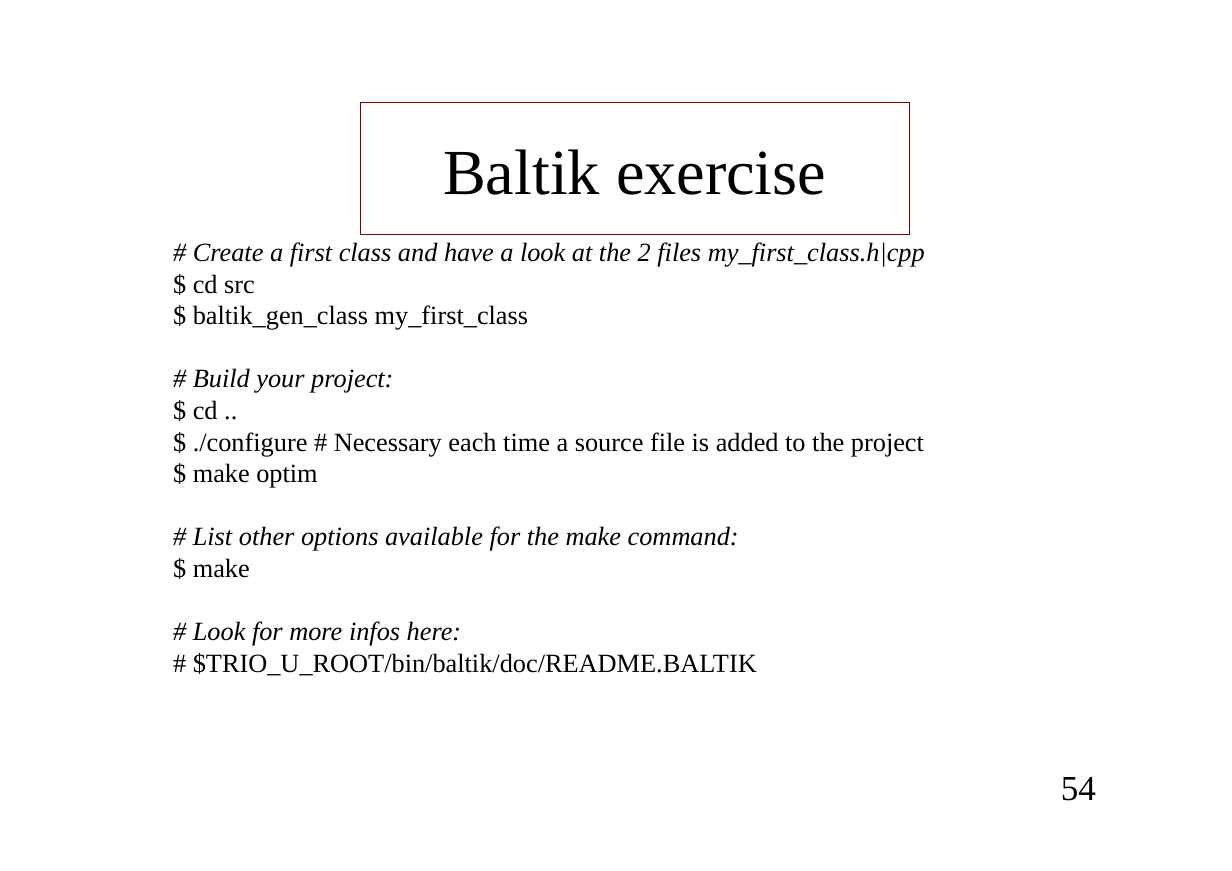
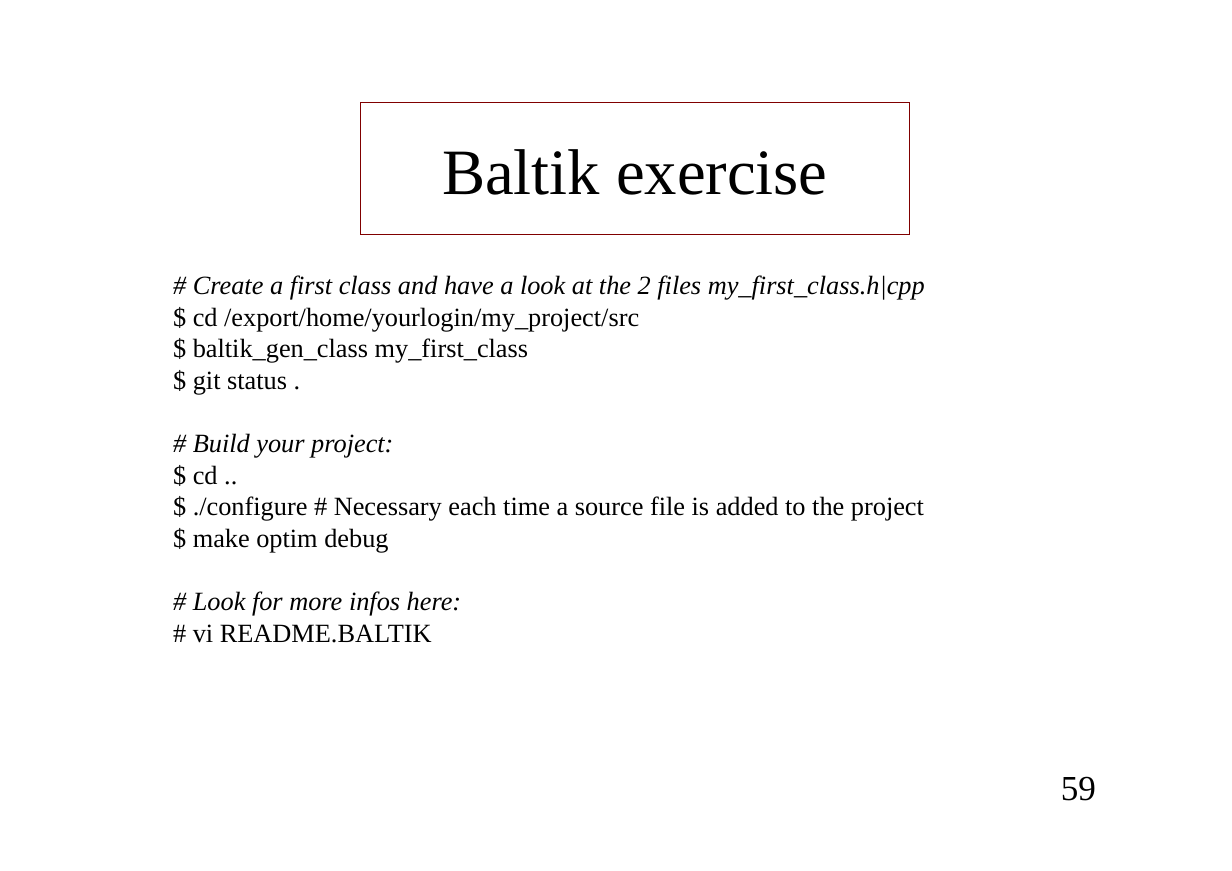
Before and after one commit to cea-trust-platform/trust-code, a slide deck: slide 59 of doc/TRUST/Developer_TRUST_presentation.odp (slide 54 before the commit). Drawn at 1232x871 pixels with LibreOffice and Linux fonts; fonts in the diff are those of the drawing; background and template pictures are left out. Boxes give left, top, right and bottom in pixels: in the first picture for what was removed or moved away, otherwise in the second. Text is boxed around its words. In the diff, an @@ line names an element or a change of style, - is before the commit and + after.

```diff
--- a/doc/TRUST/Developer_TRUST_presentation.odp
+++ b/doc/TRUST/Developer_TRUST_presentation.odp
@@ title "Baltik exercise" at box(360, 103, 910, 235): size 43.9 to 44.2 pt @@
@@ text "# Create a first class ...": place and size @@
-text "# Create a first class ..." at box(193, 242, 925, 676)
+text "# Create a first class ..." at box(193, 275, 925, 643)
@@ text at box(193, 307, 639, 332): text changed @@
-$ cd src
+$ cd /export/home/yourlogin/my_project/src
@@ text at box(193, 371, 287, 395): paragraph added @@
+$ git status .
@@ text at box(193, 528, 388, 553): text changed; italic off @@
-$ make optim
-# List other options available for the make command:
-$ make
+$ make optim debug
@@ text at box(193, 624, 432, 643): text changed @@
-# $TRIO_U_ROOT/bin/baltik/doc/README.BALTIK
+# vi README.BALTIK
@@ page number at box(1061, 776, 1096, 801): text changed @@
-54
+59
```
Also in this commit, not shown: 156 other slides changed, 12 slides added, 7 slides removed, 7 other files.
